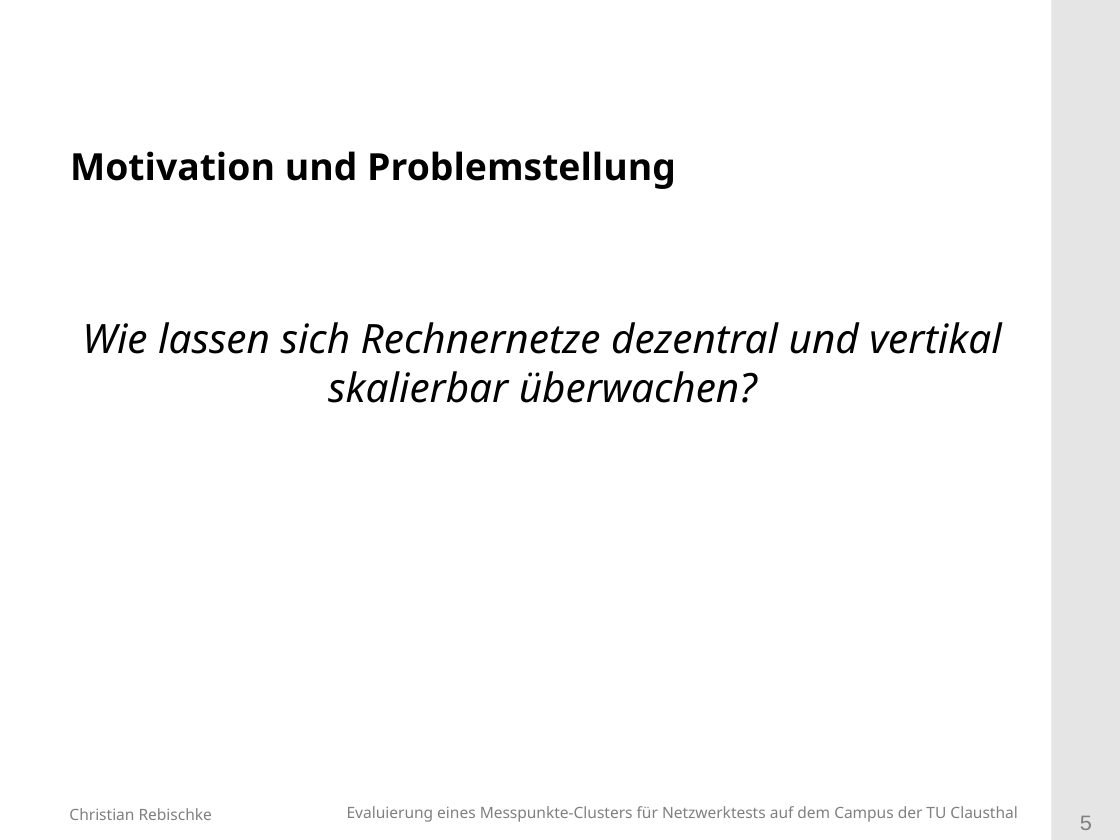
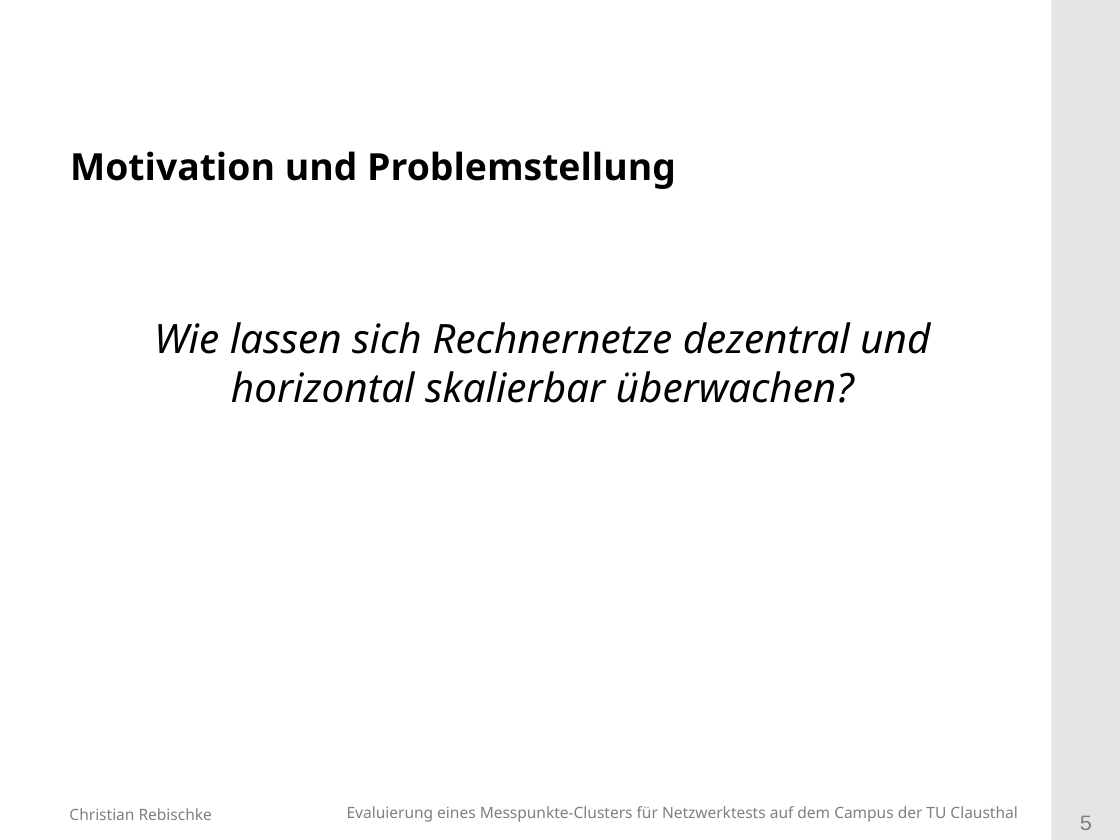
Before and after one commit to shibumi/bachelor-kolloquium, a slide deck: slide 5 of vortrag.odp. Drawn at 1120x840 pixels with LibreOffice and Linux fonts; fonts in the diff are those of the drawing; background and template pictures are left out. Boxes give left, top, right and bottom in pixels: in the first picture for what was removed or moved away, otherwise in the second. Text is boxed around its words. In the diff, an @@ line names an element or a change of style, - is before the commit and + after.

```diff
--- a/vortrag.odp
+++ b/vortrag.odp
@@ subtitle at box(154, 322, 930, 403): text changed @@
-Wie lassen sich Rechnernetze dezentral und vertikal skalierbar überwachen?
+Wie lassen sich Rechnernetze dezentral und horizontal skalierbar überwachen?
```
Also in this commit, not shown: 5 other slides changed, 4 slides added.
